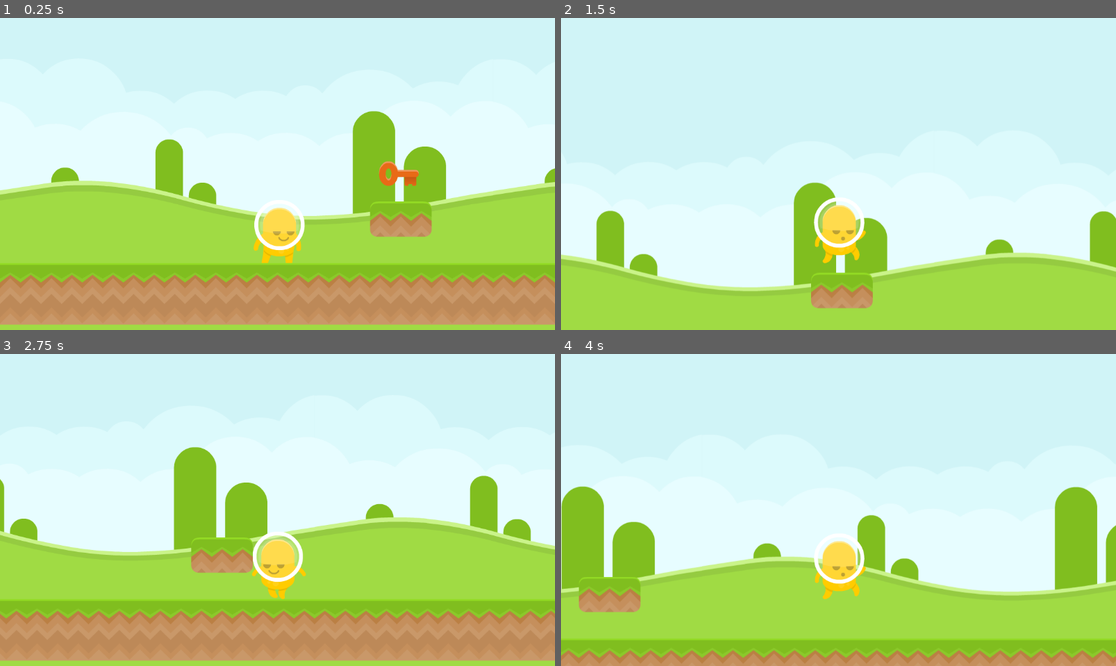
Above: before the commit, frames 1-4 (two rows, left to right).
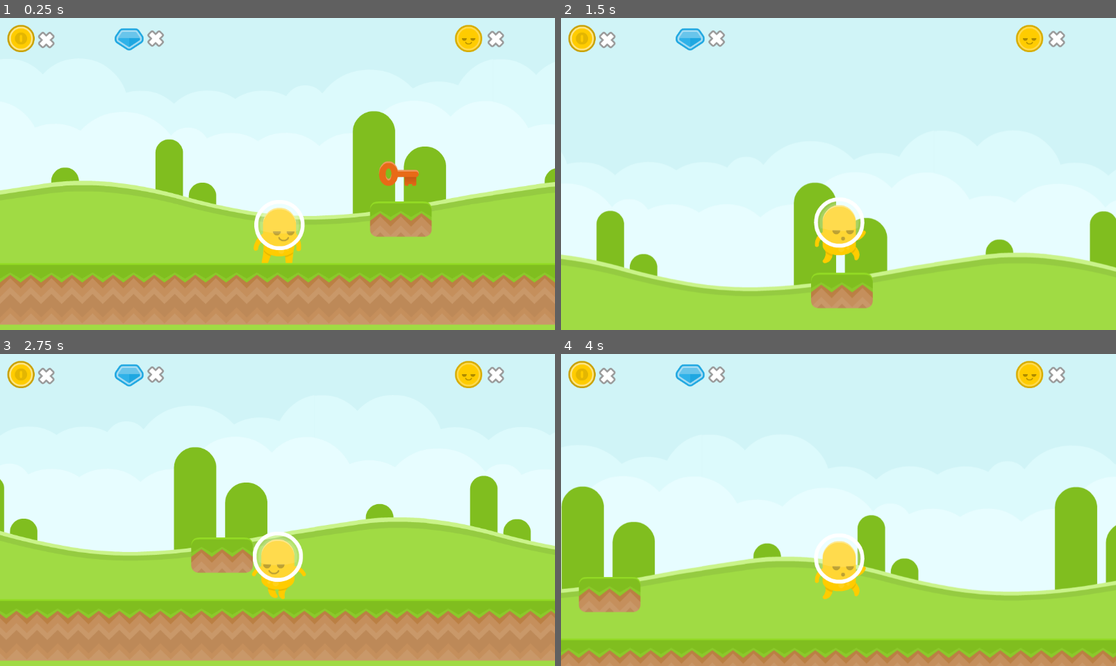
Above: after the commit, the same moments.

Repository: bsu-cs315/P2-Grigsby
Game: Godot game, scene res://world/world.tscn
Two runs of this game, one before a commit and one after it. Both use one fixed random seed, a clock stepped at 60 frames per second and the inputs below. Sound files missing from this copy of the repository are replaced by a short silence.
Inputs:
- Up to frame 1 (0.25 s): no input
- Up to frame 2 (1.5 s): tap Enter at 0.5 s; hold Right (right) from 0.53 s (still down); tap Space (jump) at 0.77 s
- Up to frame 3 (2.75 s): tap Space (jump) at 1.52 s; release Right (right) at 2.03 s; hold Left (left) from 2.03 s (still down)
- Up to frame 4 (4 s): release Left (left) at 2.78 s; hold Right (right) from 2.78 s (still down); tap Space (jump) at 3.02, 3.77 s

The runs differ from the first frame. In frame 1, 1.4% of the frame differs, in the area x 1-91%, y 2-11%; in frame 2, 1.4%; in frame 3, 1.4%; in frame 4, 1.4%.

Commit message:
Added HUD assets

Diff:
--- a/alien/alien.gd
+++ b/alien/alien.gd
@@ -1,5 +1,6 @@
 extends CharacterBody2D
 
+signal key_collected(new_keys)
 
 const SPEED = 300.0
 const JUMP_VELOCITY = -550.0
@@ -8,6 +9,7 @@
 var gravity = ProjectSettings.get_setting("physics/2d/default_gravity")
 
 var keys := 0
+var original_keys := 0
 
 @onready var _animated_sprite := $AnimatedSprite2D
 
@@ -39,3 +41,6 @@
 		_animated_sprite.scale.x = -1
 
 	move_and_slide()
+
+	if keys > original_keys:
+		key_collected.emit()
--- /dev/null
+++ b/hud/hud.gd
@@ -0,0 +1,17 @@
+extends Control
+
+# Called when the node enters the scene tree for the first time.
+func _ready():
+	$key.visible = false
+
+func set_alien(alien):
+	alien.key_collected.connect(_on_key_collected)
+
+func _process(delta):
+	pass
+
+func _on_key_collected(new_keys):
+	_update_key_label()
+
+func _update_key_label():
+	$key.visible = true
--- /dev/null
+++ b/hud/hud.tscn
@@ -0,0 +1,52 @@
+[gd_scene load_steps=7 format=3 uid="uid://c16of8mo5wfsg"]
+
+[ext_resource type="Texture2D" uid="uid://dadobe3w283nm" path="res://hud/hudKey_red.png" id="1_46ahf"]
+[ext_resource type="Script" path="res://hud/hud.gd" id="1_b4u72"]
+[ext_resource type="Texture2D" uid="uid://c2npoytvvnevj" path="res://hud/hudJewel_blue.png" id="2_xxf7x"]
+[ext_resource type="Texture2D" uid="uid://dfj5mee53rvt5" path="res://hud/hudCoin.png" id="3_1wu8x"]
+[ext_resource type="Texture2D" uid="uid://bwlj5kd76p6c6" path="res://hud/hudPlayer_yellow.png" id="4_233qq"]
+[ext_resource type="Texture2D" uid="uid://dvdr744jb7fkv" path="res://hud/hudX.png" id="4_tahj1"]
+
+[node name="HUD" type="Control"]
+layout_mode = 3
+anchors_preset = 15
+anchor_right = 1.0
+anchor_bottom = 1.0
+grow_horizontal = 2
+grow_vertical = 2
+script = ExtResource("1_b4u72")
+
+[node name="key" type="Sprite2D" parent="."]
+position = Vector2(43, 123)
+scale = Vector2(0.65625, 0.65625)
+texture = ExtResource("1_46ahf")
+
+[node name="gem" type="Sprite2D" parent="."]
+position = Vector2(268, 43)
+scale = Vector2(0.656, 0.656)
+texture = ExtResource("2_xxf7x")
+
+[node name="coin" type="Sprite2D" parent="."]
+position = Vector2(43, 43)
+scale = Vector2(0.656, 0.656)
+texture = ExtResource("3_1wu8x")
+
+[node name="life" type="Sprite2D" parent="."]
+position = Vector2(972, 43)
+scale = Vector2(0.656, 0.656)
+texture = ExtResource("4_233qq")
+
+[node name="x" type="Sprite2D" parent="."]
+position = Vector2(97, 44)
+scale = Vector2(0.656, 0.656)
+texture = ExtResource("4_tahj1")
+
+[node name="x2" type="Sprite2D" parent="."]
+position = Vector2(324, 41)
+scale = Vector2(0.656, 0.656)
+texture = ExtResource("4_tahj1")
+
+[node name="x3" type="Sprite2D" parent="."]
+position = Vector2(1030, 42)
+scale = Vector2(0.656, 0.656)
+texture = ExtResource("4_tahj1")
--- /dev/null
+++ b/world/world.gd
@@ -0,0 +1,10 @@
+extends Node2D
+
+
+# Called when the node enters the scene tree for the first time.
+func _ready():
+	pass
+
+# Called every frame. 'delta' is the elapsed time since the previous frame.
+func _process(delta):
+	pass
--- a/world/world.tscn
+++ b/world/world.tscn
@@ -1,9 +1,11 @@
-[gd_scene load_steps=9 format=3 uid="uid://deem85ibepcbg"]
+[gd_scene load_steps=11 format=3 uid="uid://deem85ibepcbg"]
 
 [ext_resource type="Texture2D" uid="uid://p2guu115nv7l" path="res://world/colored_grass.png" id="1_1m07n"]
+[ext_resource type="Script" path="res://world/world.gd" id="1_7eb4t"]
 [ext_resource type="PackedScene" uid="uid://ccnffv47qghcq" path="res://alien/alien.tscn" id="1_up166"]
 [ext_resource type="Texture2D" uid="uid://bs8qvgyx4tsaa" path="res://world/grassMid.png" id="2_qwpd4"]
 [ext_resource type="PackedScene" uid="uid://fd5qkmqs2fc2" path="res://objects/key.tscn" id="2_uodjw"]
+[ext_resource type="PackedScene" uid="uid://c16of8mo5wfsg" path="res://hud/hud.tscn" id="3_catmq"]
 [ext_resource type="Texture2D" uid="uid://ckb2dqxkjyhdq" path="res://world/grassHalf.png" id="4_pb8lk"]
 
 [sub_resource type="TileSetAtlasSource" id="TileSetAtlasSource_0jj04"]
@@ -29,6 +31,7 @@
 sources/1 = SubResource("TileSetAtlasSource_pipnt")
 
 [node name="World" type="Node2D"]
+script = ExtResource("1_7eb4t")
 
 [node name="ColoredGrass" type="Sprite2D" parent="."]
 position = Vector2(512, 254)
@@ -44,6 +47,12 @@
 [node name="Camera2D" type="Camera2D" parent="Alien"]
 position = Vector2(-3, -57)
 
+[node name="HUD" parent="Alien" instance=ExtResource("3_catmq")]
+offset_left = -579.0
+offset_top = -382.0
+offset_right = -579.0
+offset_bottom = -382.0
+
 [node name="key" parent="." instance=ExtResource("2_uodjw")]
 position = Vector2(827, 334)
 
Binary file added: hud/hudCoin.png
Not shown, added: hud/hudCoin.png.import
Binary file added: hud/hudJewel_blue.png
Not shown, added: hud/hudJewel_blue.png.import
Binary file added: hud/hudKey_red.png
Not shown, added: hud/hudKey_red.png.import
Binary file added: hud/hudPlayer_yellow.png
Not shown, added: hud/hudPlayer_yellow.png.import
Binary file added: hud/hudX.png
Not shown, added: hud/hudX.png.import
Binary file added: objects/coinGold.png
Not shown, added: objects/coinGold.png.import
(and 3 more such lines)
